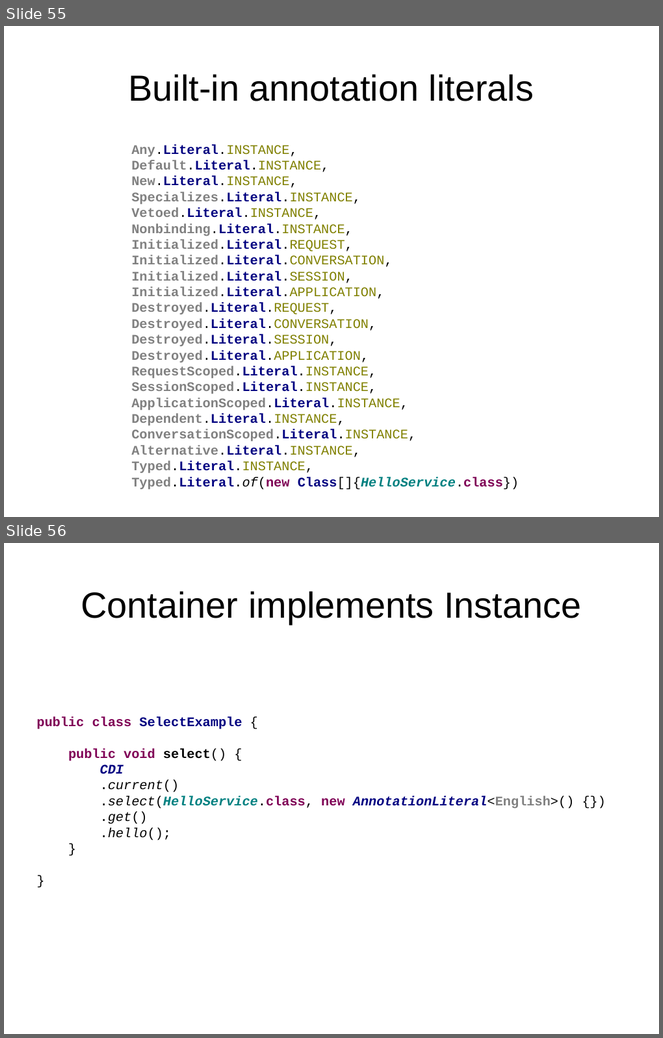
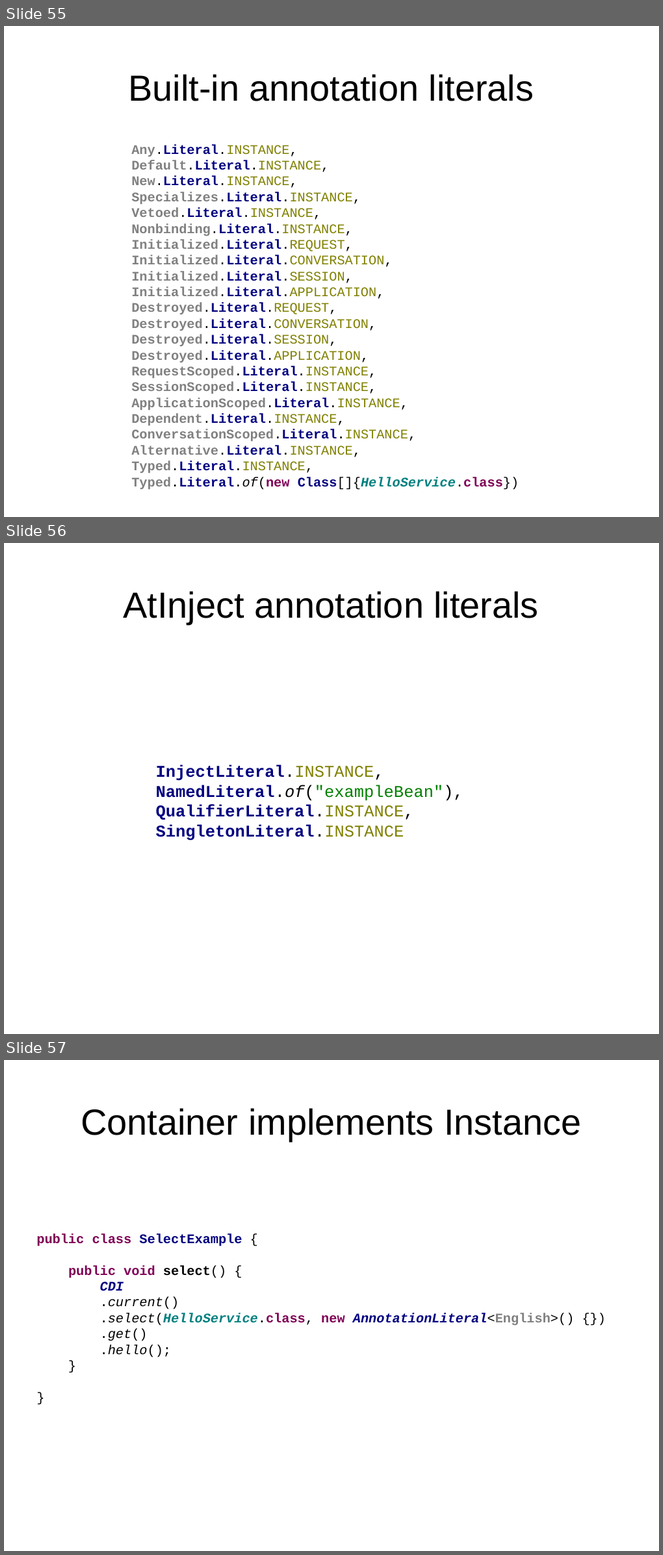
Before and after one commit to FrigoCoder/CDI, a slide deck: CDI.odp. Shown one above the other, each under a label of ours: slides 55 and 56 before the commit, slides 55, 56 and 57 after it. The pictures are 663x1038 and 663x1555 pixels, drawn with LibreOffice and Linux fonts; fonts in the diff are those of the drawing. Boxes give left, top, right and bottom in pixels: in the first picture for what was removed or moved away, otherwise in the second. Text is boxed around its words. In the diff, an @@ line names an element or a change of style, - is before the commit and + after.

```diff
--- a/CDI.odp
+++ b/CDI.odp
@@ slide 56 added at (4, 543, 659, 1034), background #FFFFFF @@
@@ title added at (124, 591, 539, 624), 44 pt, text #000000 @@
+AtInject annotation literals
@@ text added at (156, 765, 464, 841), 20 pt, text #000080, bold @@
+InjectLiteral.INSTANCE,
+NamedLiteral.of("exampleBean"),
+QualifierLiteral.INSTANCE,
+SingletonLiteral.INSTANCE
@@ what was slide 56 is now slide 57 @@
```
Also in this commit, not shown: 1 slide changed, 2 other slides added.
